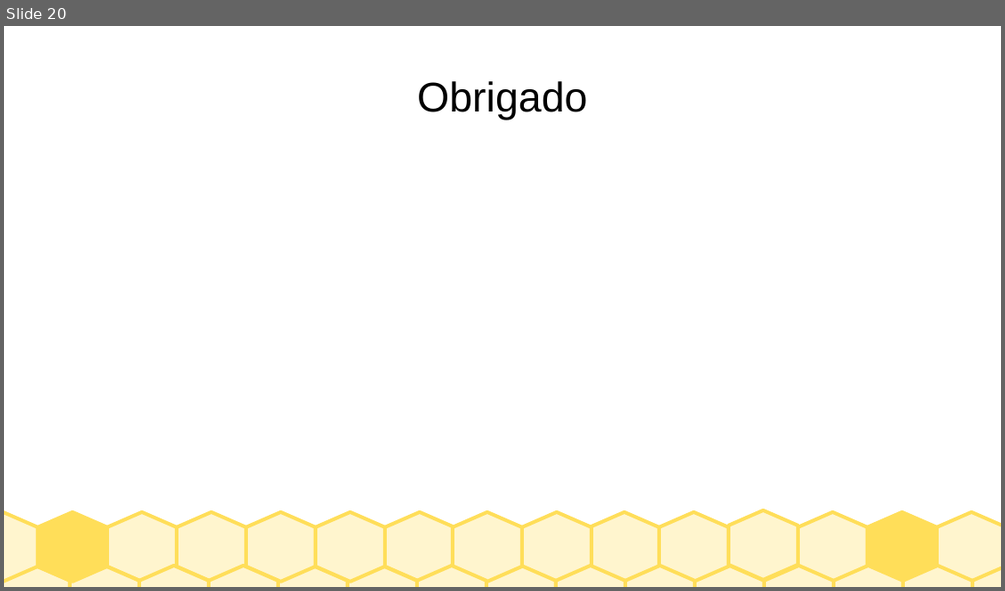
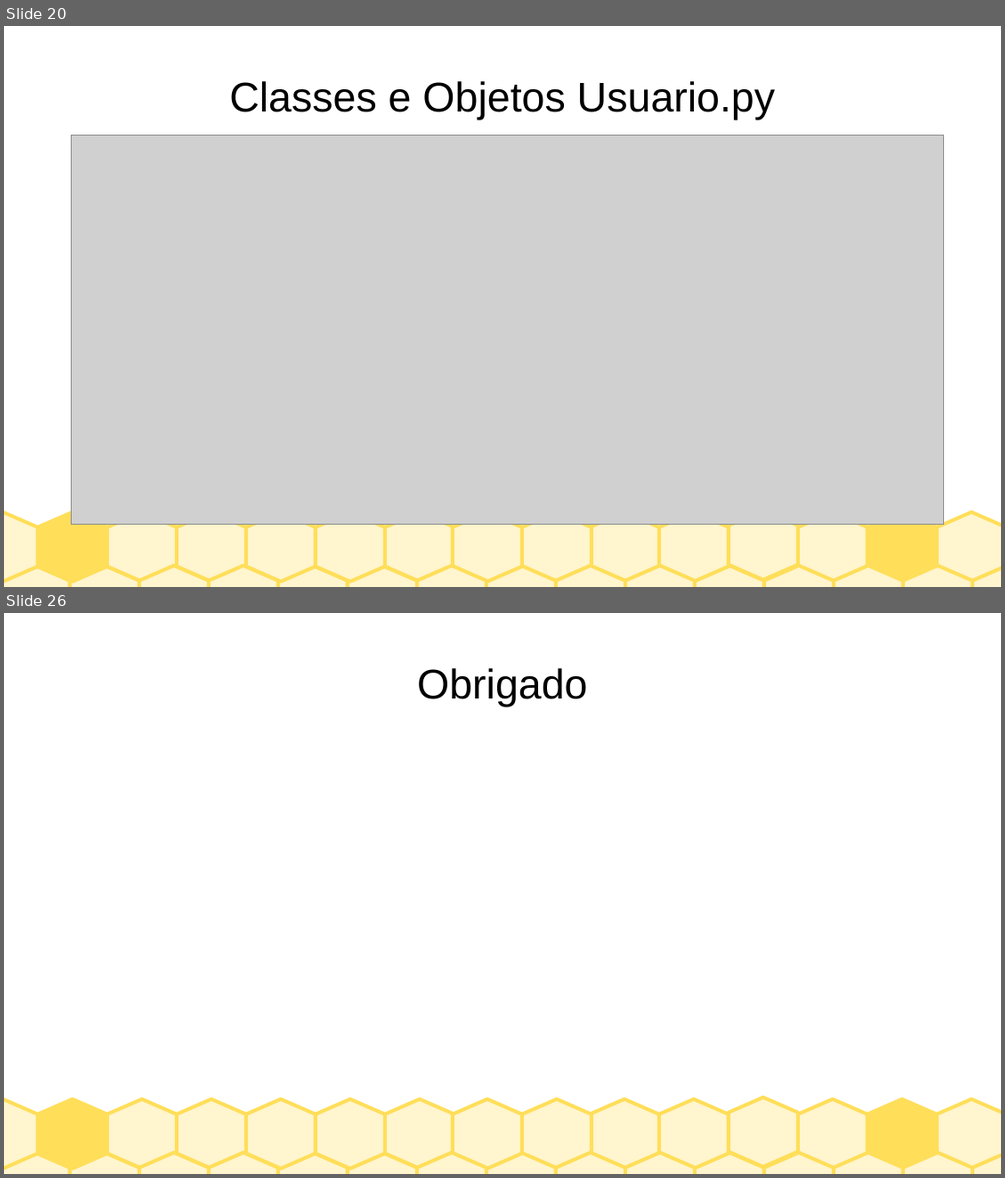
Before and after one commit to adalbertobrant/lipai, a slide deck: atividades/semana4/apresentacaoProjeto-J.odp. Shown one above the other, each under a label of ours: slide 20 before the commit, slides 20 and 26 after it; the slides between them are not shown. The pictures are 1005x591 and 1005x1178 pixels, drawn with LibreOffice and Linux fonts; fonts in the diff are those of the drawing; grey boxes stand for pictures. Boxes give left, top, right and bottom in pixels: in the first picture for what was removed or moved away, otherwise in the second. Text is boxed around its words. In the diff, an @@ line names an element or a change of style, - is before the commit and + after.

```diff
--- a/atividades/semana4/apresentacaoProjeto-J.odp
+++ b/atividades/semana4/apresentacaoProjeto-J.odp
@@ slide 20 added at (x1=4, y1=26, x2=1001, y2=587), background #FFFFFF; not listed: 30 template elements that a slide beside it also shows @@
@@ title added at (x1=229, y1=81, x2=775, y2=119), 33 pt, text #000000 @@
+Classes e Objetos Usuario.py
@@ picture added at (x1=72, y1=135, x2=945, y2=524) @@
@@ what was slide 20 is now slide 26 @@
```
Also in this commit, not shown: 2 slides changed, 5 other slides added.
